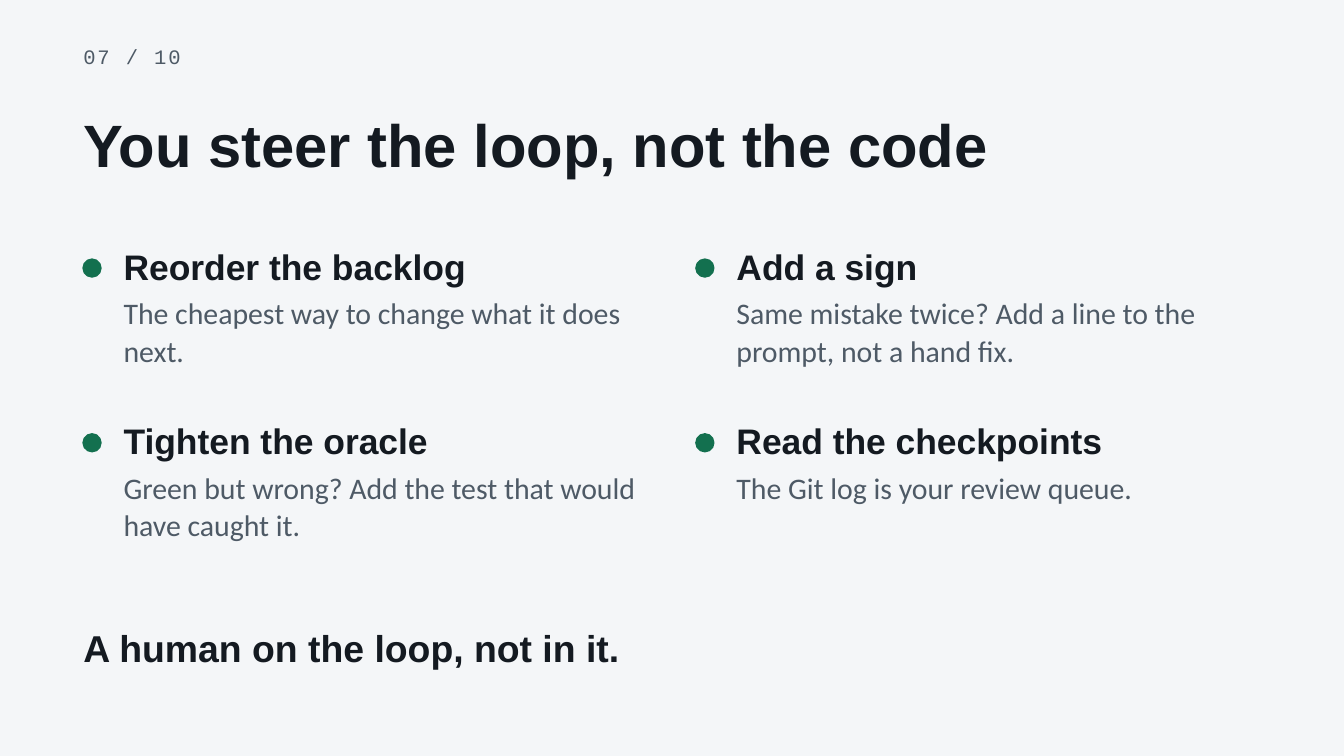
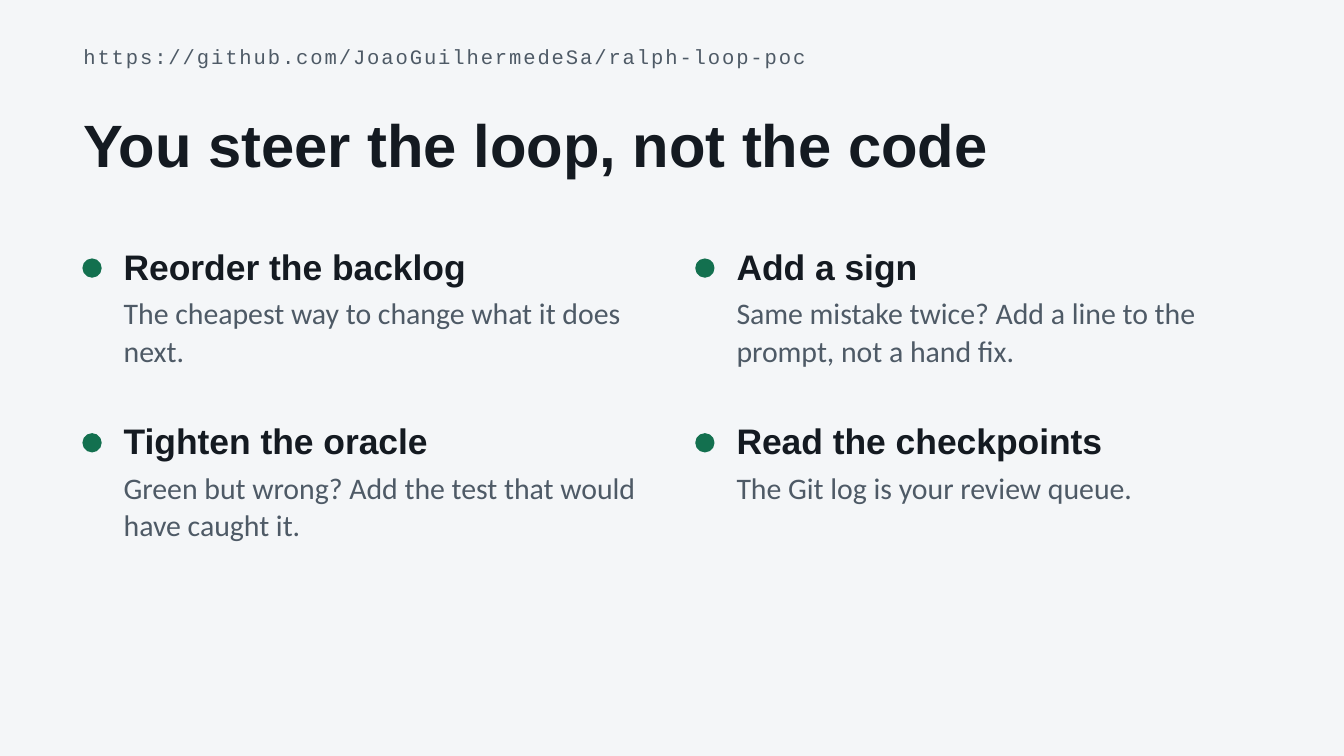
Before and after one commit to JoaoGuilhermedeSa/ralph-loop-poc, a slide deck: slide 7 of deck.pptx. Drawn at 1344x756 pixels with LibreOffice and Linux fonts; fonts in the diff are those of the drawing. Boxes give left, top, right and bottom in pixels: in the first picture for what was removed or moved away, otherwise in the second. Text is boxed around its words. In the diff, an @@ line names an element or a change of style, - is before the commit and + after.

```diff
--- a/deck.pptx
+++ b/deck.pptx
@@ text removed at <box>83,50,181,64</box> @@
-07 / 10
@@ text added at <box>83,49,805,69</box>, 11 pt, text #4E5A66 @@
+https://github.com/JoaoGuilhermedeSa/ralph-loop-poc
@@ text removed at <box>83,635,619,670</box> @@
-A human on the loop, not in it.
```
Also in this commit, not shown: 9 other slides changed.
